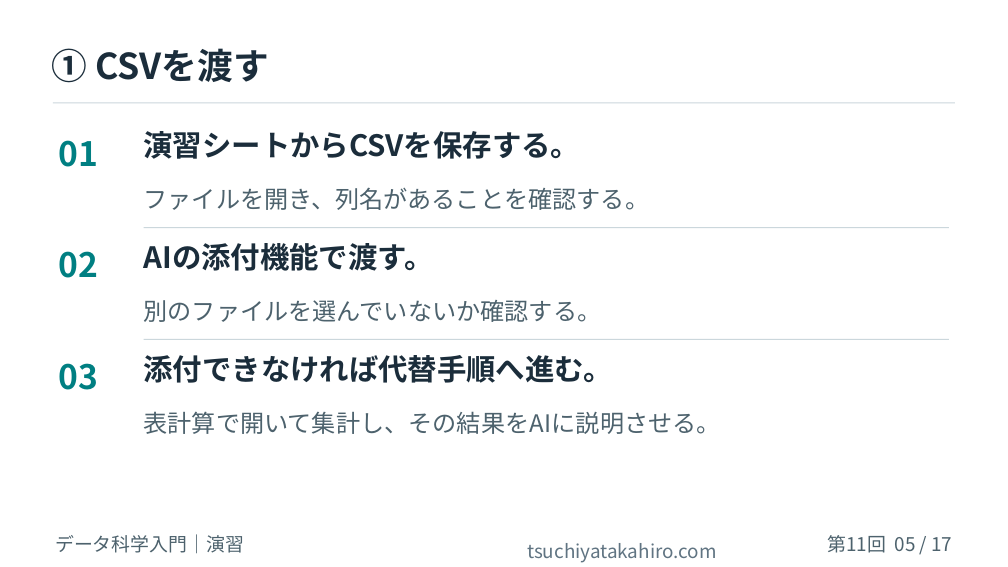
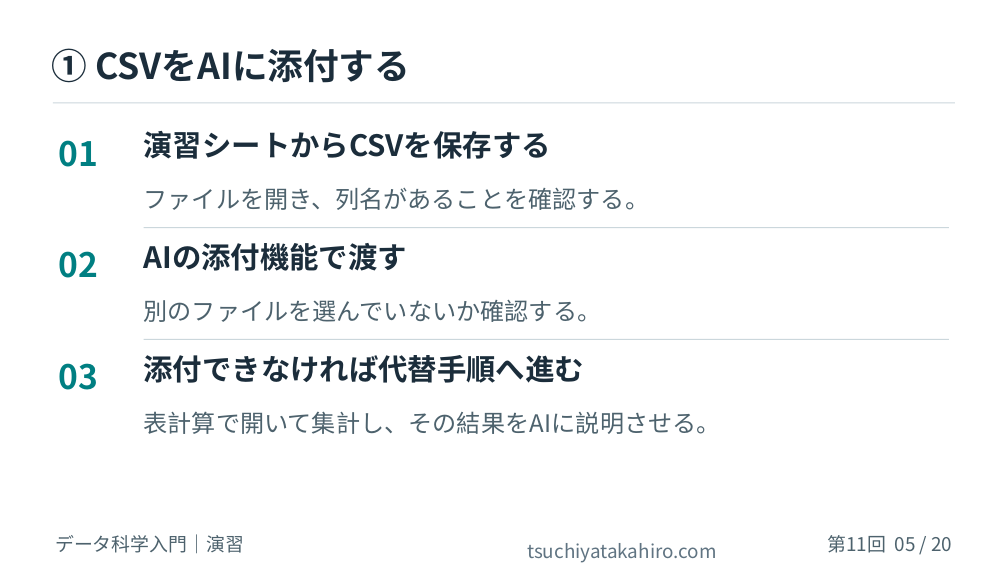
Before and after one commit to tsuchiyatakahirolab/ai-data-literacy, a slide deck: slide 5 of slides/Week11_AI_Data_Analysis.pptx. Drawn at 1008x567 pixels with LibreOffice and Linux fonts; fonts in the diff are those of the drawing; background and template pictures are left out. Boxes give left, top, right and bottom in pixels: in the first picture for what was removed or moved away, otherwise in the second. Text is boxed around its words. In the diff, an @@ line names an element or a change of style, - is before the commit and + after.

```diff
--- a/slides/Week11_AI_Data_Analysis.pptx
+++ b/slides/Week11_AI_Data_Analysis.pptx
@@ text at [51,48,410,83]: text changed @@
-① CSVを渡す
+① CSVをAIに添付する
@@ text at [144,131,551,159]: text changed @@
-演習シートからCSVを保存する。
+演習シートからCSVを保存する
@@ text at [144,243,407,271]: text changed @@
-AIの添付機能で渡す。
+AIの添付機能で渡す
@@ text at [144,355,584,383]: text changed @@
-添付できなければ代替手順へ進む。
+添付できなければ代替手順へ進む
@@ text at [827,535,953,553]: text changed @@
-第11回 05 / 17
+第11回 05 / 20
```
Also in this commit, not shown: 15 other slides changed, 4 slides added, 1 slide removed, 37 other files.
